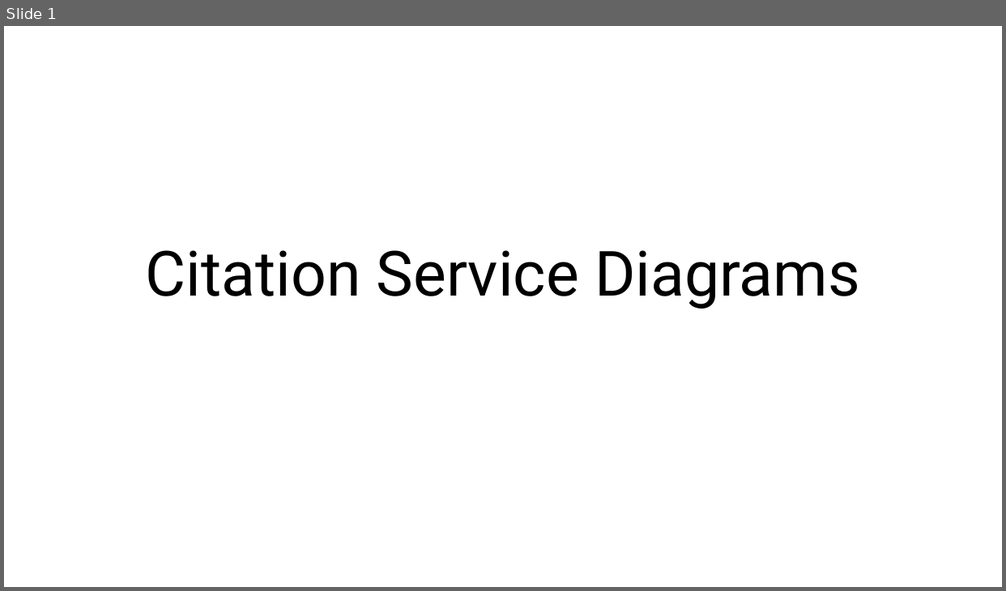
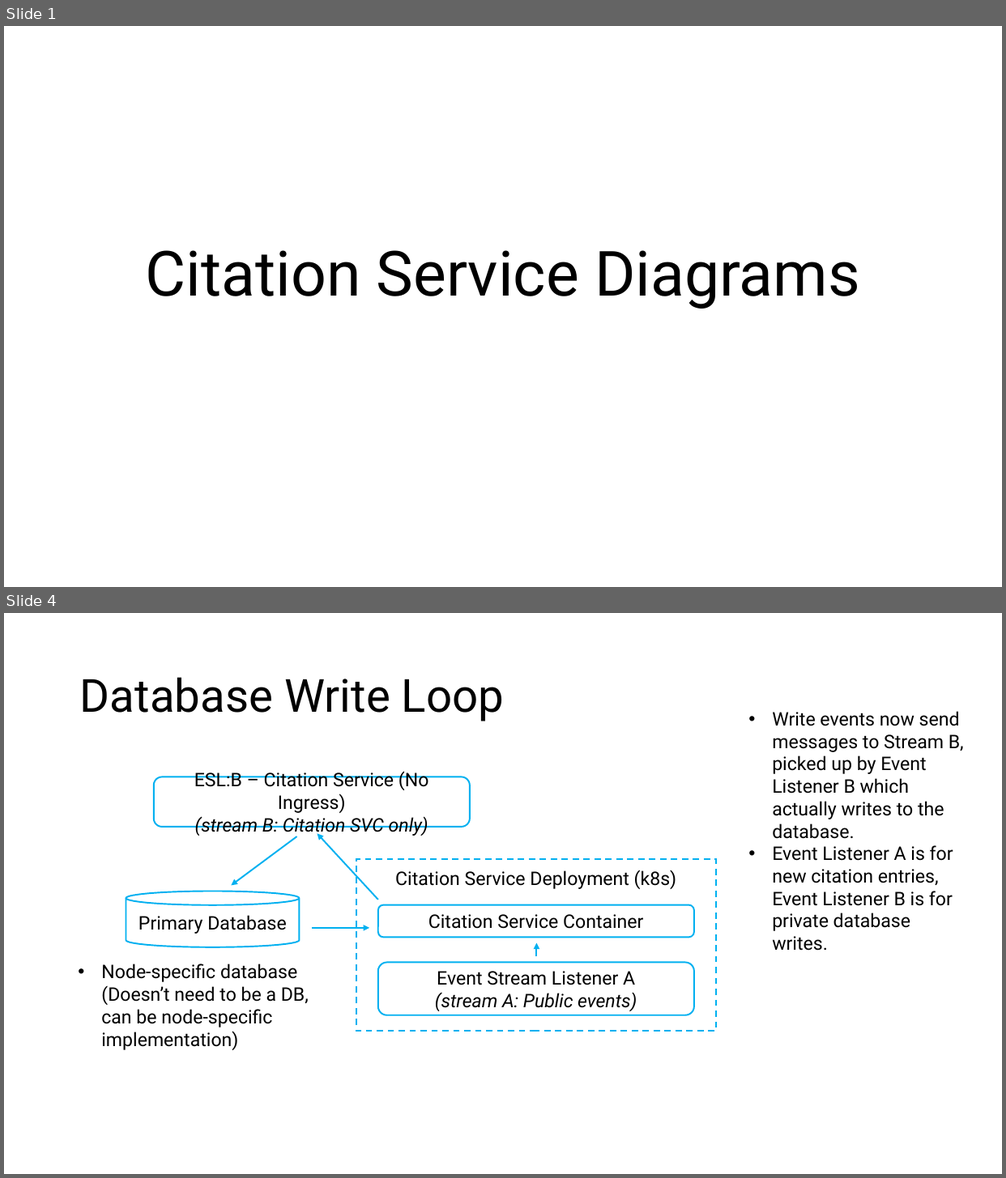
Before and after one commit to cedadev/cmip7-citation-service, a slide deck: docs/CitationServiceDiagrams.pptx. Shown one above the other, each under a label of ours: slide 1 before the commit, slides 1 and 4 after it; the slides between them are not shown. The pictures are 1006x591 and 1006x1178 pixels, drawn with LibreOffice and Linux fonts; fonts in the diff are those of the drawing. Boxes give left, top, right and bottom in pixels: in the first picture for what was removed or moved away, otherwise in the second. Text is boxed around its words. In the diff, an @@ line names an element or a change of style, - is before the commit and + after.

```diff
--- a/docs/CitationServiceDiagrams.pptx
+++ b/docs/CitationServiceDiagrams.pptx
@@ slide 4 added at <box>4,613,1002,1174</box>, background #FFFFFF @@
@@ title added at <box>80,677,504,722</box>, 44 pt, text #000000 @@
+Database Write Loop
@@ text added at <box>772,711,964,931</box>, 18 pt, text #000000 @@
+• Write events now send messages to Stream B, picked up by Event Listener B which actually writes to the database.
+• Event Listener A is for new citation entries, Event Listener B is for private database writes.
@@ rounded rectangle added at <box>154,777,470,827</box>, outline #00B0F0 1.5 pt, 18 pt, text #000000 @@
+ESL:B – Citation Service (No Ingress)
+(stream B: Citation SVC only)
@@ arrow added from (296, 837) to (231, 885), #00B0F0 1.5 pt @@
@@ arrow added from (378, 900) to (317, 834), #00B0F0 1.5 pt @@
@@ rectangle added at <box>356,859,717,1032</box>, outline #00B0F0 1.5 pt dashed, 18 pt, text #000000 @@
+Citation Service Deployment (k8s)
@@ cylinder added at <box>126,892,299,948</box>, outline #00B0F0 1.5 pt, 18 pt, text #000000 @@
+Primary Database
@@ arrow added from (312, 928) to (369, 928), #00B0F0 1.5 pt @@
@@ rounded rectangle added at <box>378,905,694,937</box>, outline #00B0F0 1.5 pt, 18 pt, text #000000 @@
+Citation Service Container
@@ arrow added from (537, 956) to (537, 943), #00B0F0 1.5 pt @@
@@ text added at <box>101,964,309,1050</box>, 18 pt, text #000000 @@
+• Node-specific database (Doesn’t need to be a DB, can be node-specific implementation)
@@ rounded rectangle added at <box>378,963,694,1016</box>, outline #00B0F0 1.5 pt, 18 pt, text #000000, italic @@
+Event Stream Listener A
+(stream A: Public events)
```
Also in this commit, not shown: 1 slide changed, 2 other slides added, 1 slide removed, 6 other files.
